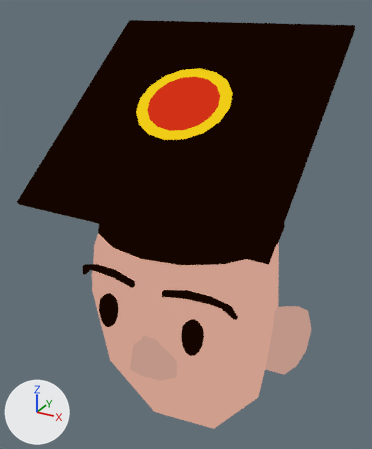
What one commit did to the glTF model assets/models/face.gltf.
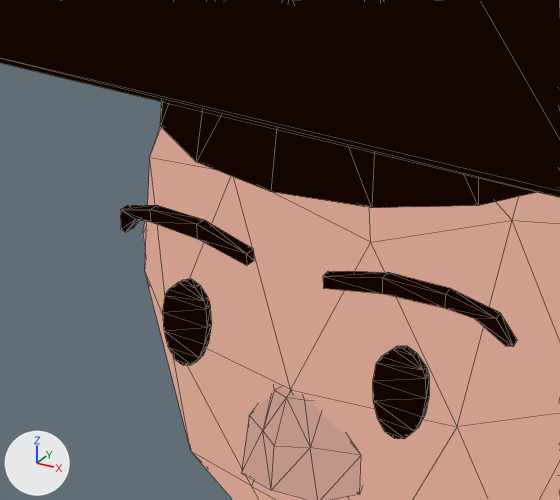
Each version is shown whole from a camera (50 mm lens) standing at (4.42, -7.75, 5.74) and looking at (-0.12, 0.5, 1.62), then close up on the part from 10% to 68% of the width and 41% to 85% of the height. Lighting does not change. The marker at lower left points along +X, +Y and +Z. The close-ups show mesh edges as thin lines. Where no turn or scale is listed for an object, it has been applied to the vertices.

Names of what the first close-up shows: 'Eyebrows', 'Eyes', 'Face'.
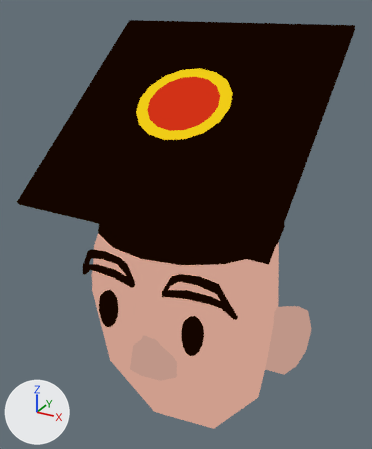
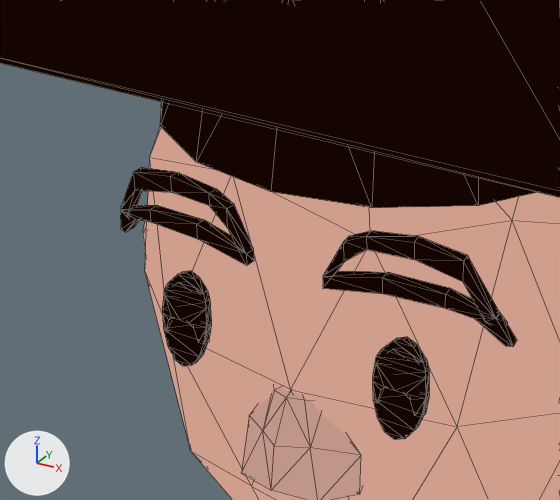
Commit message: face smiling

Where the change shows, as pixel boxes [x1, y1, x2, y2] in the close-ups (560 x 500 px):
'Eyes', rescaled
    before: [162, 279, 429, 439]
    after: [162, 271, 429, 440]
'Eyebrows.Smile', added
    after: [120, 168, 508, 323]
'Eyes.Smile', unchanged, uncovered by the edit
    after: [163, 298, 429, 417]

What the commit changed:
Mesh me_icosphere_003 is new.
It has 56 vertices, 104 faces and spans x -1.57..1.56, y -1.15..-0.84, z 0.9..1.48.
It uses material mat_facematerial.
Object 'Eyes' (ob_eyes) is rescaled from (1.0, 1.0, 0.896) to (1.0, 1.0, 1.0).
Object 'Eyebrows.Smile' (ob_eyebrows_smile) is new; it shows me_icosphere_003.
Its location is (0.0, 0.0, 0.0).
